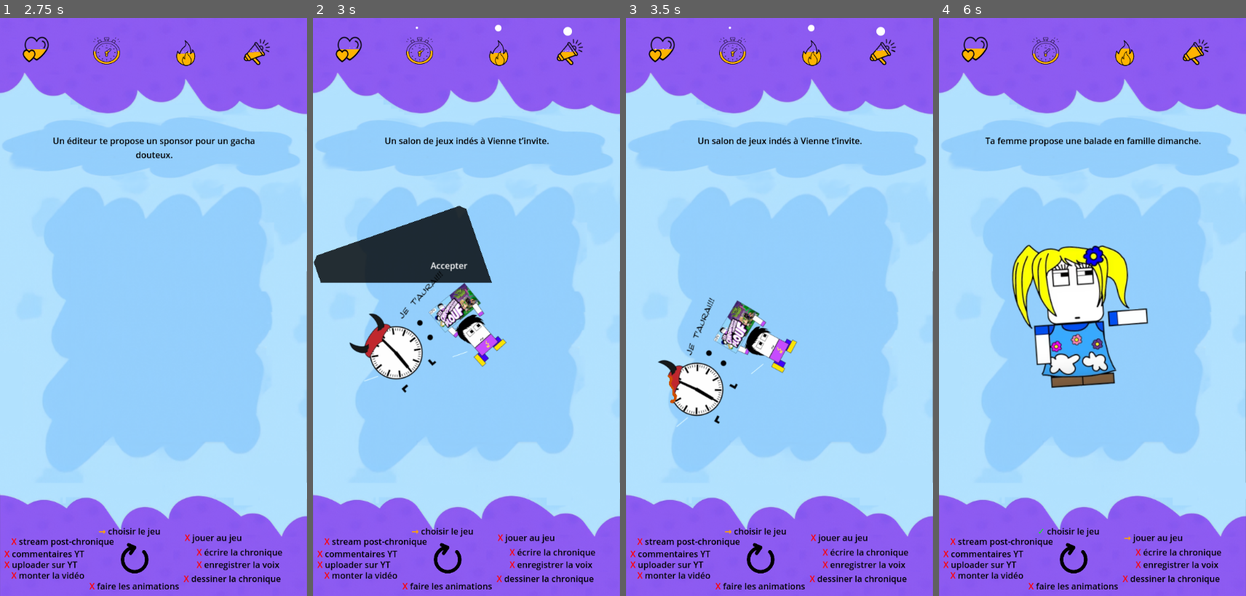
Above: before the commit, frames 1-4 (left to right).
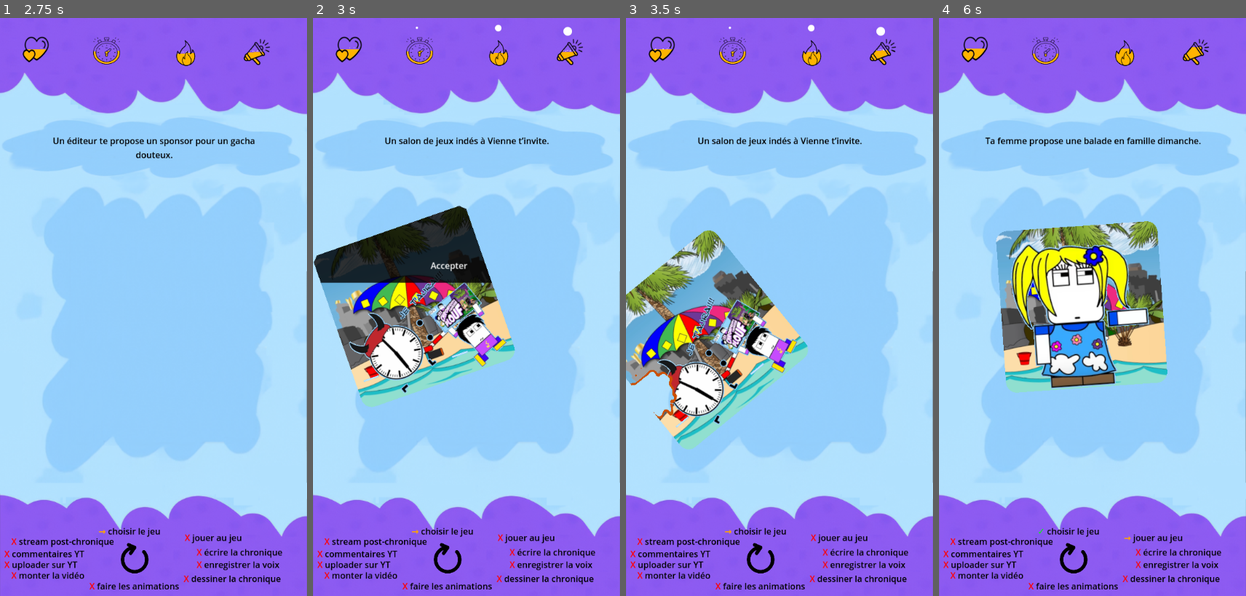
Above: after the commit, the same moments.

Repository: naparuba/plouf
Game: Godot game, scene res://Main.tscn
The game is run twice, just before and just after one commit, with the same random seed, the same clock (stepped at 60 frames per second) and the same inputs.
Inputs (mouse positions are in pixels of both pictures, inside the frame that each line leads up to):
- Up to frame 1 (2.75 s): tap Enter at 0.5 s; move the mouse to (221, 278) at 0.52 s; click (221, 278) at 0.67 s; tap Space at 1.25 s; drag from (92, 335) to (138, 422) at 1.27 s; move the mouse to (184, 174) at 2.02 s; click (184, 174) at 2.17 s
- Up to frame 2 (3 s): tap Enter at 2.75 s; drag from (451, 422) to (374, 220) at 2.77 s
- Up to frame 3 (3.5 s): no input
- Up to frame 4 (6 s): move the mouse to (1184, 393) at 3.52 s; click (1184, 393) at 3.67 s; tap Space at 4.25 s; drag from (1000, 220) to (1046, 156) at 4.27 s; move the mouse to (1107, 307) at 5.02 s; click (1107, 307) at 5.17 s; tap Enter at 5.75 s; drag from (1046, 156) to (1031, 335) at 5.77 s

Frame 1 is identical in both runs. In frame 2, 8.6% of the frame differs, in the area x 2-66%, y 32-68%; in frame 3, 9.9%, in the area x 0-60%, y 36-75%; in frame 4, 7.6%.

Commit message:
Enh: back images, and start to adapt the shader for load it

Diff:
--- a/CardDeck.tscn
+++ b/CardDeck.tscn
@@ -1,7 +1,8 @@
-[gd_scene load_steps=5 format=3 uid="uid://dqd306sitp07o"]
+[gd_scene load_steps=6 format=3 uid="uid://dqd306sitp07o"]
 
 [ext_resource type="Script" path="res://card_deck.gd" id="1_pqhgn"]
 [ext_resource type="Shader" path="res://shaders/dissolve.gdshader" id="2_gdsp0"]
+[ext_resource type="Texture2D" uid="uid://bnfpqllt824ky" path="res://images/BACK_PLAGE.png" id="3_itjmq"]
 [ext_resource type="Texture2D" uid="uid://qgvlw7vgkbw" path="res://images/perlin.png" id="3_q37kp"]
 
 [sub_resource type="ShaderMaterial" id="ShaderMaterial_lvtgt"]
@@ -14,6 +15,7 @@
 shader_parameter/corner_radius_px = 20.0
 shader_parameter/texture_size = Vector2(300, 300)
 shader_parameter/noiseTexture = ExtResource("3_q37kp")
+shader_parameter/backTexture = ExtResource("3_itjmq")
 
 [node name="CardDeck" type="Node2D"]
 script = ExtResource("1_pqhgn")
--- a/shaders/dissolve.gdshader
+++ b/shaders/dissolve.gdshader
@@ -6,11 +6,19 @@
 uniform float burnMult = 0.135;
 uniform sampler2D noiseTexture;
 uniform vec4 burnColor : source_color;
+uniform sampler2D backTexture;
 
 uniform float corner_radius_px : hint_range(0.0,20.0) = 10.0;
 uniform vec2 texture_size = vec2(300.0, 300.0);
 
 void fragment() {
+	vec4 back_rgb = texture(backTexture, UV);  // Pixel from the background
+	// If the original pixel is transparent, then copy the background one instead
+	if (COLOR.a == 0.0){
+		COLOR = back_rgb;
+	}
+
+
 	float dist = length(position - UV) + (texture(noiseTexture, UV).b) * burnMult;
 	COLOR.rgb = mix(COLOR.rgb, burnColor.rgb, float(dist<radius+borderWidth));
 	COLOR.a *= 1.0-(float(dist<radius));
Binary file added: images/BACK_BIBLIO.png
Not shown, added: images/BACK_BIBLIO.png.import
Binary file added: images/BACK_BLUE.png
Not shown, added: images/BACK_BLUE.png.import
Binary file added: images/BACK_BUREAU.png
Not shown, added: images/BACK_BUREAU.png.import
Binary file added: images/BACK_CANAPE.png
Not shown, added: images/BACK_CANAPE.png.import
Binary file added: images/BACK_CHAMBRE.png
Not shown, added: images/BACK_CHAMBRE.png.import
Binary file added: images/BACK_CUISINE.png
Not shown, added: images/BACK_CUISINE.png.import
(and 22 more such lines)
